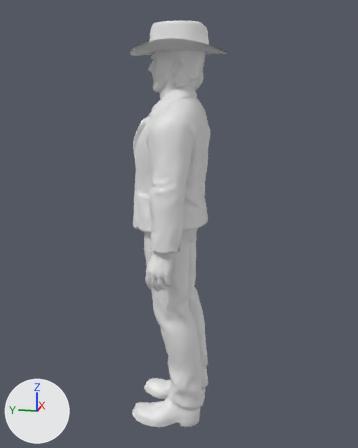
Renders of the glTF model assets/people/hothead_lyle_s2_talking.glb from each side of a commit.
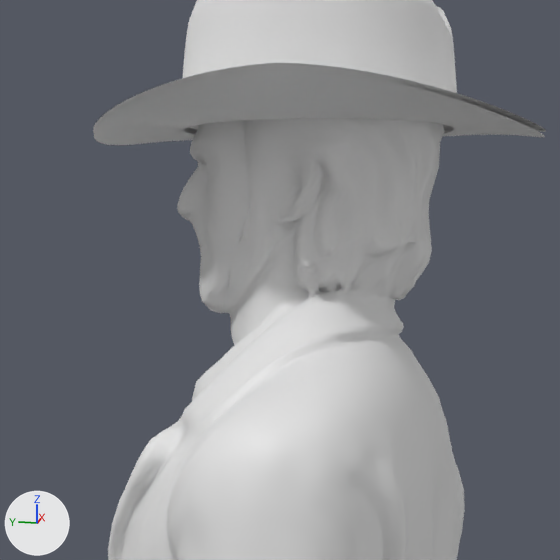
There are two pictures of each version: one whole from a 50 mm lens placed at (-2.137, -0.432, 1.484), pointed at (0.013, -0.002, 0.946), one close up on the part from 31% to 65% of the width and 5% to 33% of the height. Every picture has the same lights, and +X, +Y and +Z are marked at lower left. The older version's two pictures come first.

Before the edit, the objects in view are built like this:
```python
me_body_head = bpy.data.meshes.new('body_head')
me_body_head.from_pydata(...)  # 4677 vertices, 9083 faces; spans x -0.101..0.102, y -0.117..0.129, z 1.523..1.778
me_body_skin = bpy.data.meshes.new('body_skin')
me_body_skin.from_pydata(...)  # 15190 vertices, 30288 faces; spans x -0.3..0.3, y -0.14..0.2, z 0.0..1.6
me_cloth_hat = bpy.data.meshes.new('cloth_hat')
me_cloth_hat.from_pydata(...)  # 2178 vertices, 4224 faces; spans x -0.111..0.11, y -0.13..0.123, z 1.688..1.797
ob_body_head = bpy.data.objects.new('body_head', me_body_head)
ob_body_head.location = (0.0, 0.0, 0.0)
ob_body_skin = bpy.data.objects.new('body_skin', me_body_skin)
ob_body_skin.location = (0.0, 0.0, 0.0)
ob_cloth_hat = bpy.data.objects.new('cloth_hat', me_cloth_hat)
ob_cloth_hat.location = (0.0, 0.0, 0.0)
# also in view: 'cloth_hat_brim' at (-0.001, -0.004, 1.698)
```
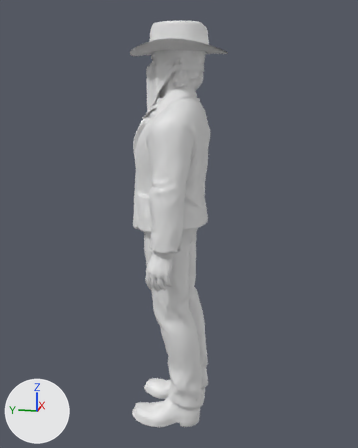
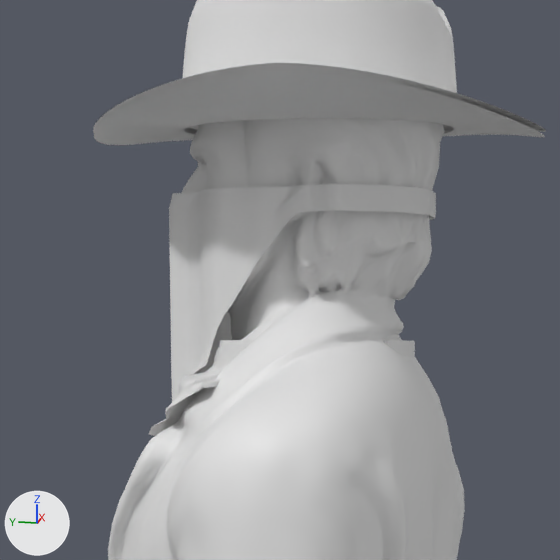
The edits, one by one:
Mesh me_cloth_bandana is new.
It has 1536 vertices, 2880 faces and spans x -0.122..0.121, y -0.092..0.172, z 1.354..1.499.
Mesh me_cloth_bandana_mask is new.
It has 1536 vertices, 2880 faces and spans x -0.103..0.105, y -0.108..0.135, z 1.429..1.629.
Object 'cloth_bandana' (ob_cloth_bandana) is new; it shows me_cloth_bandana.
Its location is (0.0, 0.0, 0.0).
Object 'cloth_bandana_mask' (ob_cloth_bandana_mask) is new; it shows me_cloth_bandana_mask.
Its location is (0.0, 0.0, 0.0).

Boxes [x1, y1, x2, y2] around the edits, measured in the close-ups (560 x 560 px):
'cloth_bandana_mask', added
    after: [169, 184, 436, 402]
'cloth_bandana', added (mostly hidden)
    after: [149, 340, 415, 436]
